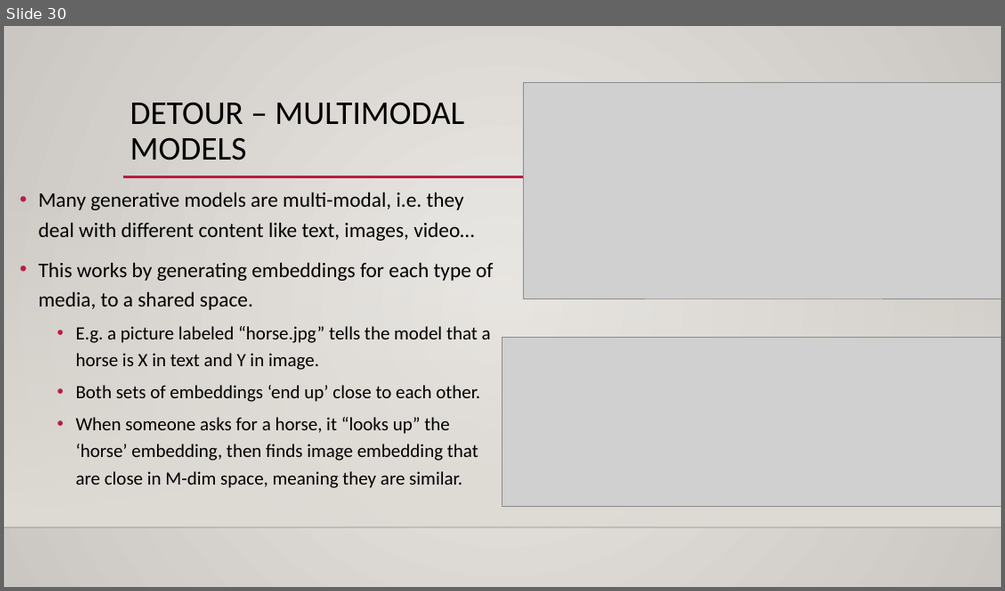
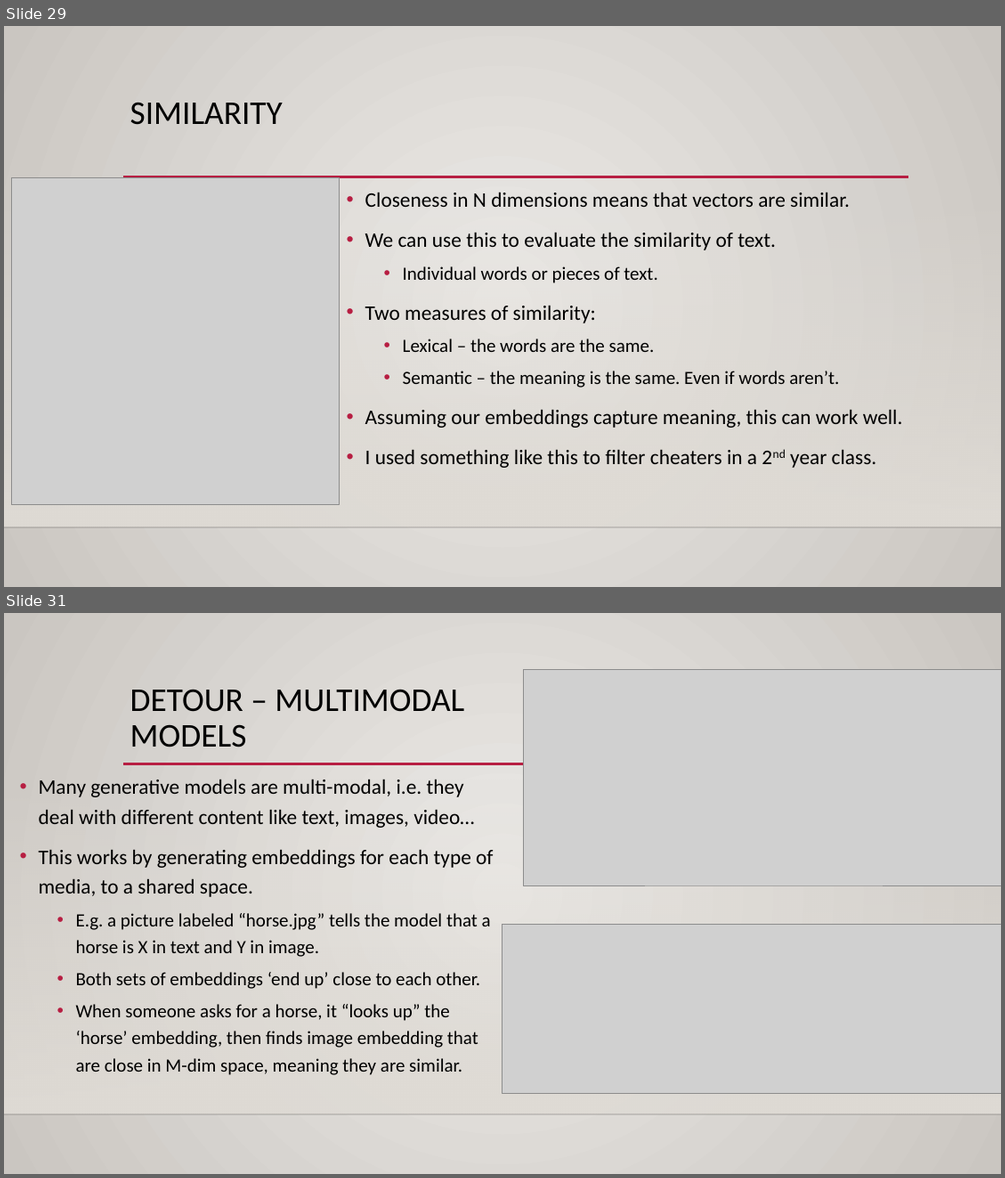
Before and after one commit to AkeemSemperDataScience/Intro_to_Machine_Learning_Students, a slide deck: reference_content/Slides/NLP_2.pptx. Shown one above the other, each under a label of ours: slide 30 before the commit, slides 29 and 31 after it; the slides between them are not shown. The pictures are 1005x591 and 1005x1178 pixels, drawn with LibreOffice and Linux fonts; fonts in the diff are those of the drawing; grey boxes stand for pictures; background and template pictures are left out. Boxes give left, top, right and bottom in pixels: in the first picture for what was removed or moved away, otherwise in the second. Text is boxed around its words. In the diff, an @@ line names an element or a change of style, - is before the commit and + after.

```diff
--- a/reference_content/Slides/NLP_2.pptx
+++ b/reference_content/Slides/NLP_2.pptx
@@ slide 29 added at (4, 26, 1001, 587), background gradient #ECEAE7 to #CAC7C1; not listed: 3 template elements that a slide beside it also shows @@
@@ title added at (130, 102, 283, 125), 32 pt, text #000000 @@
+SIMILARITY
@@ picture added at (12, 178, 339, 505) @@
@@ text added at (365, 192, 903, 467), 20 pt, text #000000 @@
+• Closeness in N dimensions means that vectors are similar.
+• We can use this to evaluate the similarity of text.
+  • Individual words or pieces of text.
+• Two measures of similarity:
+  • Lexical – the words are the same.
+  • Semantic – the meaning is the same. Even if words aren’t.
+• Assuming our embeddings capture meaning, this can work well.
+• I used something like this to filter cheaters in a 2nd year class.
@@ what was slide 30 is now slide 31 @@
```
Also in this commit, not shown: 4 slides changed, 3 other files.
